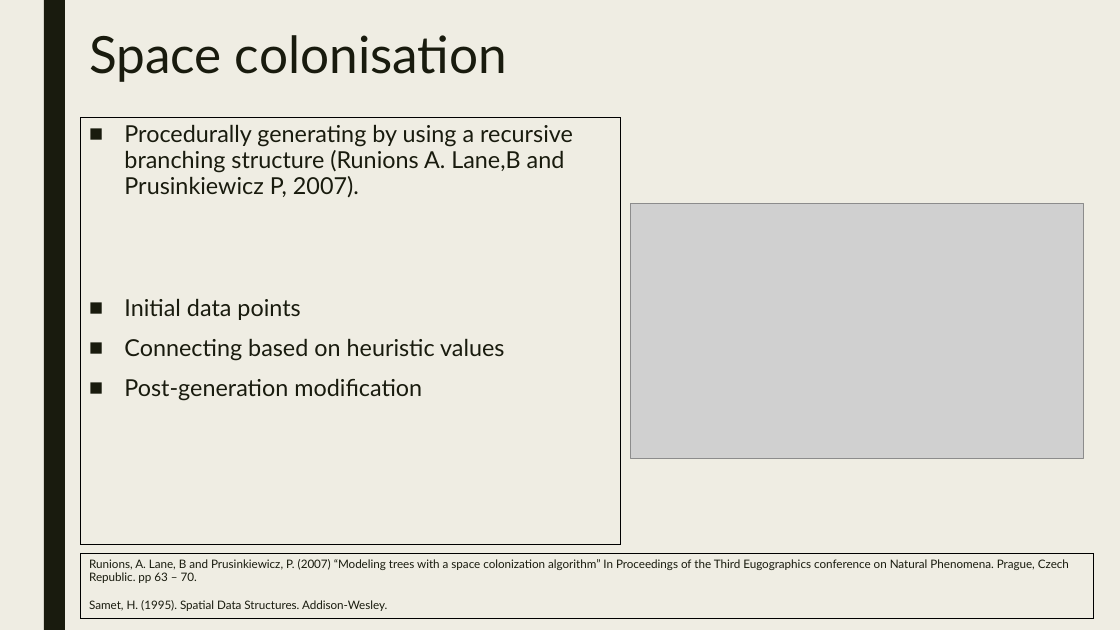
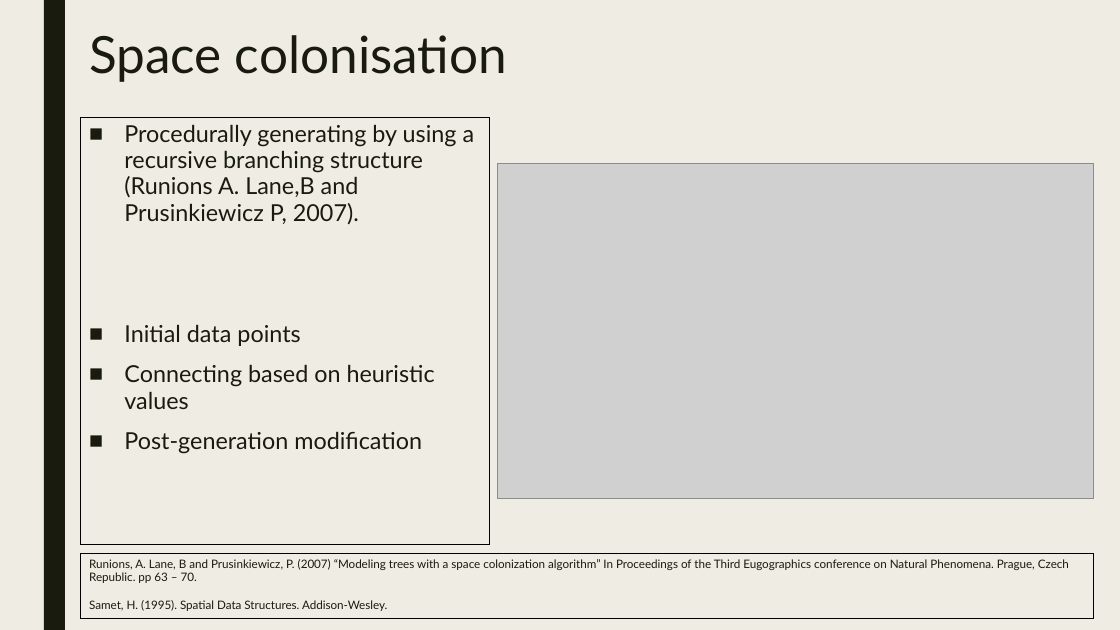
Before and after one commit to JosephBarber96/FinalProject, a slide deck: slide 9 of Presentation.pptx (slide 8 before the commit). Drawn at 1120x630 pixels with LibreOffice and Linux fonts; fonts in the diff are those of the drawing; grey boxes stand for pictures. Boxes give left, top, right and bottom in pixels: in the first picture for what was removed or moved away, otherwise in the second. Text is boxed around its words. In the diff, an @@ line names an element or a change of style, - is before the commit and + after.

```diff
--- a/Presentation.pptx
+++ b/Presentation.pptx
@@ rectangle "Procedurally generating by using a ...": place and size @@
-rectangle "Procedurally generating by using a ..." at bbox=[81, 117, 620, 544]
+rectangle "Procedurally generating by using a ..." at bbox=[81, 117, 490, 544]
@@ picture: place and size @@
-picture at bbox=[630, 203, 1084, 459]
+picture at bbox=[497, 163, 1094, 498]
```
Also in this commit, not shown: 8 other slides changed, 3 slides added, 3 other files.
